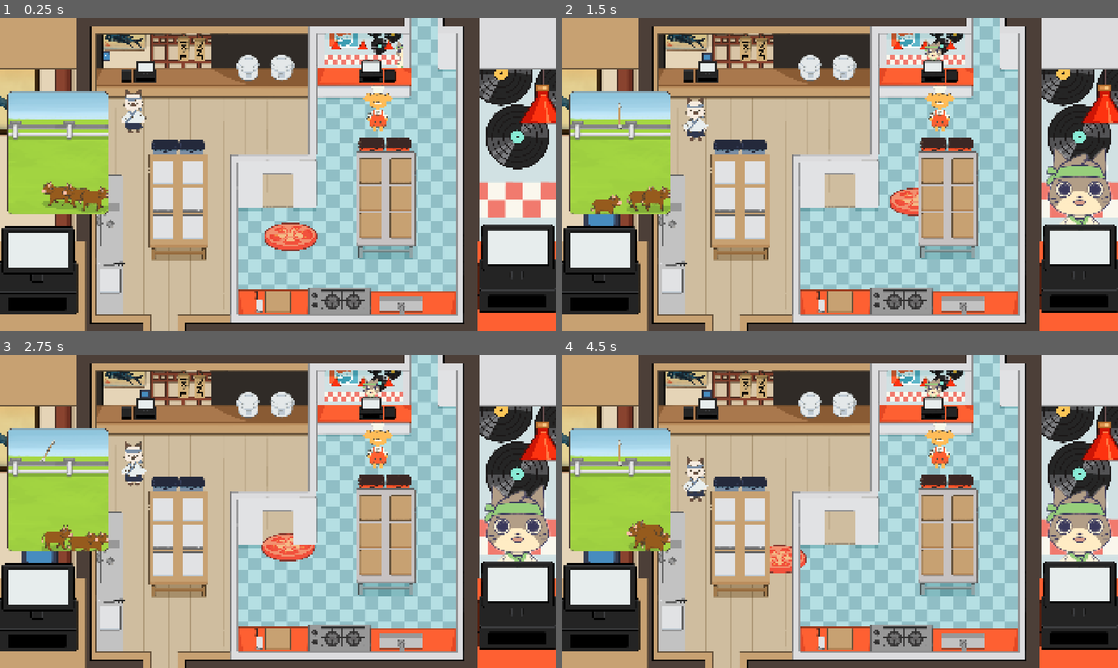
Above: before the commit, frames 1-4 (two rows, left to right).
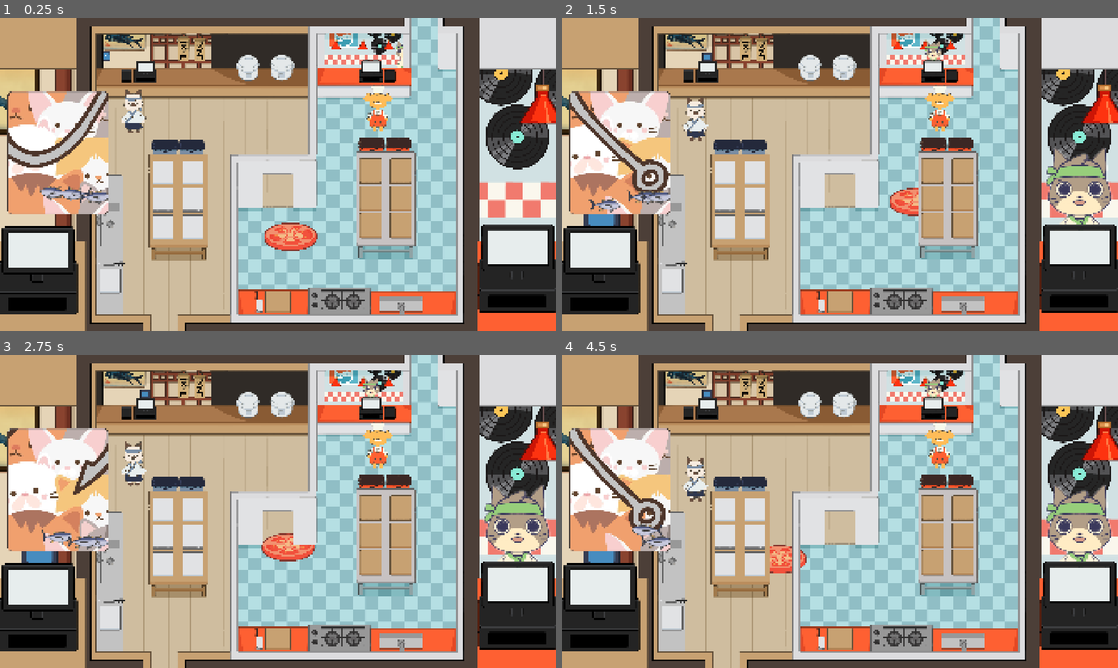
Above: after the commit, the same moments.

Repository: Haileyliuu/CookingGame
Game: Godot game, scene res://Scenes/main.tscn
The game is run twice, just before and just after one commit, with the same random seed, the same clock (stepped at 60 frames per second) and the same inputs. The engine's default icon, where the game draws it, is replaced by a stand-in: a white triangle on a blue panel in a dark square.
Inputs (mouse positions are in pixels of both pictures, inside the frame that each line leads up to):
- Up to frame 1 (0.25 s): no input
- Up to frame 2 (1.5 s): move the mouse to (962, 158) at 0.52 s; hold E (cat_select) 0.53-1.28 s; tap S (cat_chop) at 0.77 s; move the mouse to (728, 190) at 1.27 s; tap Shift (dog_select) at 1.35 s
- Up to frame 3 (2.75 s): tap S (cat_chop) at 1.52 s; move the mouse to (333, 442) at 2.02 s; hold E (cat_select) from 2.03 s (still down)
- Up to frame 4 (4.5 s): move the mouse to (812, 574) at 2.77 s; release E (cat_select) at 2.78 s; tap Shift (dog_select) at 2.85, 4.35 s; tap S (cat_chop) at 3.02, 3.77 s; move the mouse to (1006, 558) at 3.52 s; hold E (cat_select) 3.53-4.28 s; move the mouse to (673, 464) at 4.27 s

The runs differ from the first frame. In frame 1, 7.0% of the frame differs, in the area x 1-20%, y 23-63%; in frame 2, 7.0%; in frame 3, 7.0%; in frame 4, 7.0%.

Commit message:
added hook to files

Diff:
--- a/cooking-game/Scripts/arrow.gd
+++ b/cooking-game/Scripts/arrow.gd
@@ -5,7 +5,8 @@
 @export var speed: float = 1000  # launch speed
 @onready var marker_2d: Marker2D = $"../Marker2D"
 
-var hook = load("res://Art/FishArt/images.jpeg")
+var hook = preload("res://Art/FishArt/Fishing Minigame Files/Fish_Hook.png")
+
 
 var launched := false
 var velocity := Vector2.ZERO
--- a/cooking-game/Scripts/minigame_hunting.gd
+++ b/cooking-game/Scripts/minigame_hunting.gd
@@ -1,7 +1,7 @@
 extends Node2D
 class_name minigame_hunting
 
-var player_id := "dog"
+var player_id := "cat"
 
 @onready var arrow: Node2D = $arrow
 @onready var EnemyScene = preload("res://Scenes/Minigames/hunting_minigame/enemy.tscn")
Binary file added: cooking-game/Art/FishArt/Fishing Minigame Files/Fish_Hook.png
Not shown, added: cooking-game/Art/FishArt/Fishing Minigame Files/Fish_Hook.png.import
